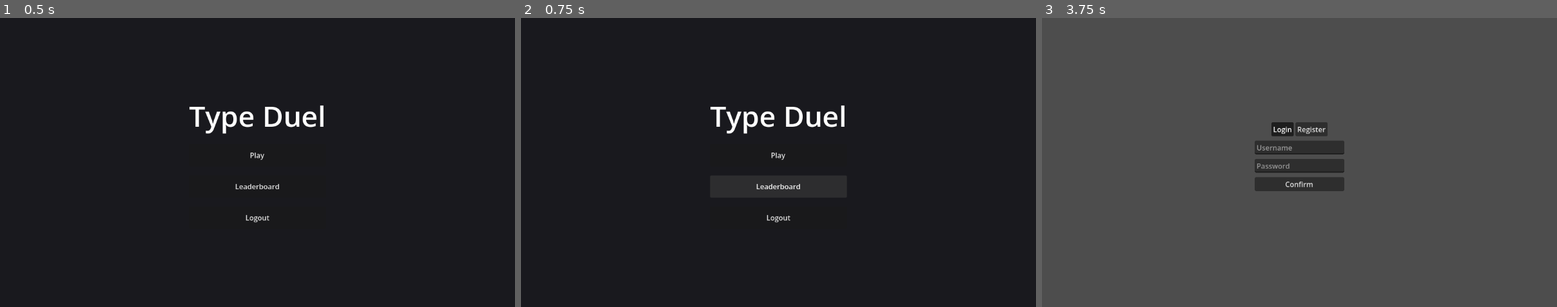
Above: before the commit, frames 1-3 (left to right).
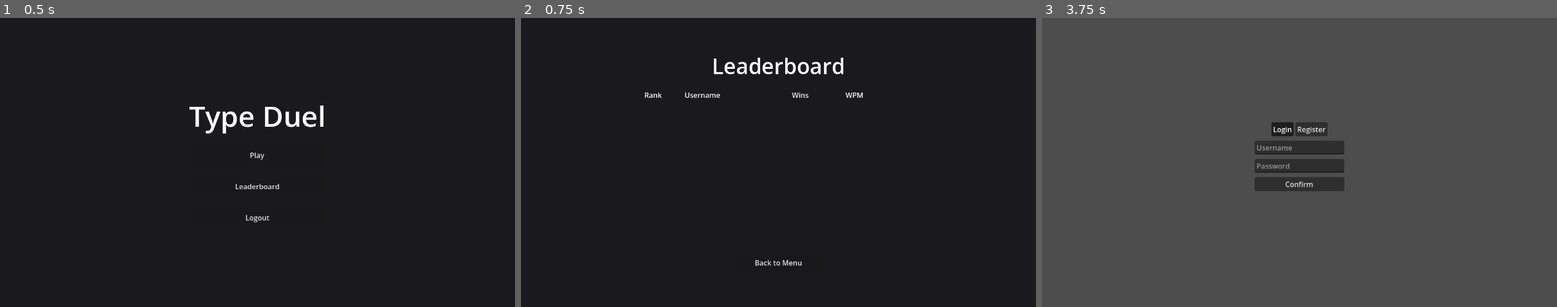
Above: after the commit, the same moments.

Repository: EN-rain/TypeDuel
Game: Godot game, scene res://scenes/ui/main_menu.tscn
Same seed, same stepped clock (60 frames per second), same inputs: the game is played once before the commit and once after it. This scene is started directly instead of the project's main scene.
Inputs (mouse positions are in pixels of both pictures, inside the frame that each line leads up to):
- Up to frame 1 (0.5 s): no input
- Up to frame 2 (0.75 s): click "Leaderboard" at 0.5 s
- Up to frame 3 (3.75 s): click (1299, 263) at 1.25 s, where only the run after the commit has a clickable "Back to Menu"; click "Play" at 2 s; click "Play" at 2.75 s; click "Logout" at 3.5 s

Frame 1 is identical in both runs. In frame 2, 1.9% of the frame differs, in the area x 24-67%, y 13-86%; in frame 3, nothing differs.

Commit message:
real time leaderboard

Diff:
--- /dev/null
+++ b/game/scenes/ui/leaderboard.gd
@@ -0,0 +1,58 @@
+extends Control
+
+@onready var list = $VBoxContainer/ScrollContainer/List
+@onready var http_request = $HTTPRequest
+
+const BASE_URL = "http://34.126.180.170:3000/api/game/leaderboard"
+
+func _ready():
+	http_request.request_completed.connect(_on_request_completed)
+	fetch_leaderboard()
+
+func fetch_leaderboard():
+	http_request.request(BASE_URL)
+
+func _on_request_completed(result, response_code, headers, body):
+	if response_code != 200:
+		print("Failed to fetch leaderboard")
+		return
+
+	var data = JSON.parse_string(body.get_string_from_utf8())
+	if data == null: return
+
+	# Clear existing list
+	for child in list.get_children():
+		child.queue_free()
+
+	# Populate list
+	var rank = 1
+	for entry in data:
+		var row = HBoxContainer.new()
+		row.add_theme_constant_override("separation", 40)
+
+		var rank_lbl = Label.new()
+		rank_lbl.custom_minimum_size = Vector2(50, 0)
+		rank_lbl.text = str(rank)
+
+		var name_lbl = Label.new()
+		name_lbl.custom_minimum_size = Vector2(200, 0)
+		name_lbl.text = entry.username
+
+		var wins_lbl = Label.new()
+		wins_lbl.custom_minimum_size = Vector2(80, 0)
+		wins_lbl.text = str(entry.wins)
+
+		var wpm_lbl = Label.new()
+		wpm_lbl.custom_minimum_size = Vector2(80, 0)
+		wpm_lbl.text = str(snapped(entry.wpm, 0.1))
+
+		row.add_child(rank_lbl)
+		row.add_child(name_lbl)
+		row.add_child(wins_lbl)
+		row.add_child(wpm_lbl)
+
+		list.add_child(row)
+		rank += 1
+
+func _on_back_button_pressed():
+	get_tree().change_scene_to_file("res://scenes/ui/main_menu.tscn")
--- /dev/null
+++ b/game/scenes/ui/leaderboard.tscn
@@ -0,0 +1,86 @@
+[gd_scene load_steps=2 format=3 uid="uid://leaderboard_scene"]
+
+[ext_resource type="Script" path="res://scenes/ui/leaderboard.gd" id="1_leaderboard_script"]
+
+[node name="Leaderboard" type="Control"]
+layout_mode = 3
+anchors_preset = 15
+anchor_right = 1.0
+anchor_bottom = 1.0
+grow_horizontal = 2
+grow_vertical = 2
+script = ExtResource("1_leaderboard_script")
+
+[node name="Background" type="ColorRect" parent="."]
+layout_mode = 1
+anchors_preset = 15
+anchor_right = 1.0
+anchor_bottom = 1.0
+grow_horizontal = 2
+grow_vertical = 2
+color = Color(0.1, 0.1, 0.12, 1)
+
+[node name="VBoxContainer" type="VBoxContainer" parent="."]
+layout_mode = 1
+anchors_preset = 8
+anchor_left = 0.5
+anchor_top = 0.5
+anchor_right = 0.5
+anchor_bottom = 0.5
+offset_left = -300.0
+offset_top = -250.0
+offset_right = 300.0
+offset_bottom = 250.0
+grow_horizontal = 2
+grow_vertical = 2
+theme_override_constants/separation = 20
+
+[node name="Title" type="Label" parent="VBoxContainer"]
+layout_mode = 2
+theme_override_font_sizes/font_size = 48
+text = "Leaderboard"
+horizontal_alignment = 1
+
+[node name="Header" type="HBoxContainer" parent="VBoxContainer"]
+layout_mode = 2
+theme_override_constants/separation = 40
+
+[node name="Rank" type="Label" parent="VBoxContainer/Header"]
+custom_minimum_size = Vector2(50, 0)
+layout_mode = 2
+text = "Rank"
+
+[node name="Name" type="Label" parent="VBoxContainer/Header"]
+custom_minimum_size = Vector2(200, 0)
+layout_mode = 2
+text = "Username"
+
+[node name="Wins" type="Label" parent="VBoxContainer/Header"]
+custom_minimum_size = Vector2(80, 0)
+layout_mode = 2
+text = "Wins"
+
+[node name="WPM" type="Label" parent="VBoxContainer/Header"]
+custom_minimum_size = Vector2(80, 0)
+layout_mode = 2
+text = "WPM"
+
+[node name="ScrollContainer" type="ScrollContainer" parent="VBoxContainer"]
+custom_minimum_size = Vector2(0, 300)
+layout_mode = 2
+size_flags_vertical = 3
+
+[node name="List" type="VBoxContainer" parent="VBoxContainer/ScrollContainer"]
+layout_mode = 2
+size_flags_horizontal = 3
+theme_override_constants/separation = 10
+
+[node name="BackButton" type="Button" parent="VBoxContainer"]
+custom_minimum_size = Vector2(200, 50)
+layout_mode = 2
+size_flags_horizontal = 4
+text = "Back to Menu"
+
+[node name="HTTPRequest" type="HTTPRequest" parent="."]
+
+[connection signal="pressed" from="VBoxContainer/BackButton" to="." method="_on_back_button_pressed"]
--- a/game/scenes/ui/main_menu.gd
+++ b/game/scenes/ui/main_menu.gd
@@ -6,7 +6,7 @@
 	# get_tree().change_scene_to_file("res://game/scenes/main_game.tscn")
 
 func _on_leaderboard_pressed():
-	print("Leaderboard pressed")
+	get_tree().change_scene_to_file("res://scenes/ui/leaderboard.tscn")
 
 func _on_logout_pressed():
 	# Simple logout: go back to login scene
Not shown, added: game/scenes/ui/leaderboard.gd.uid
Not shown, added: server/controllers/gameController.js
Not shown, changed: server/index.js
Not shown, added: server/routes/game.js
